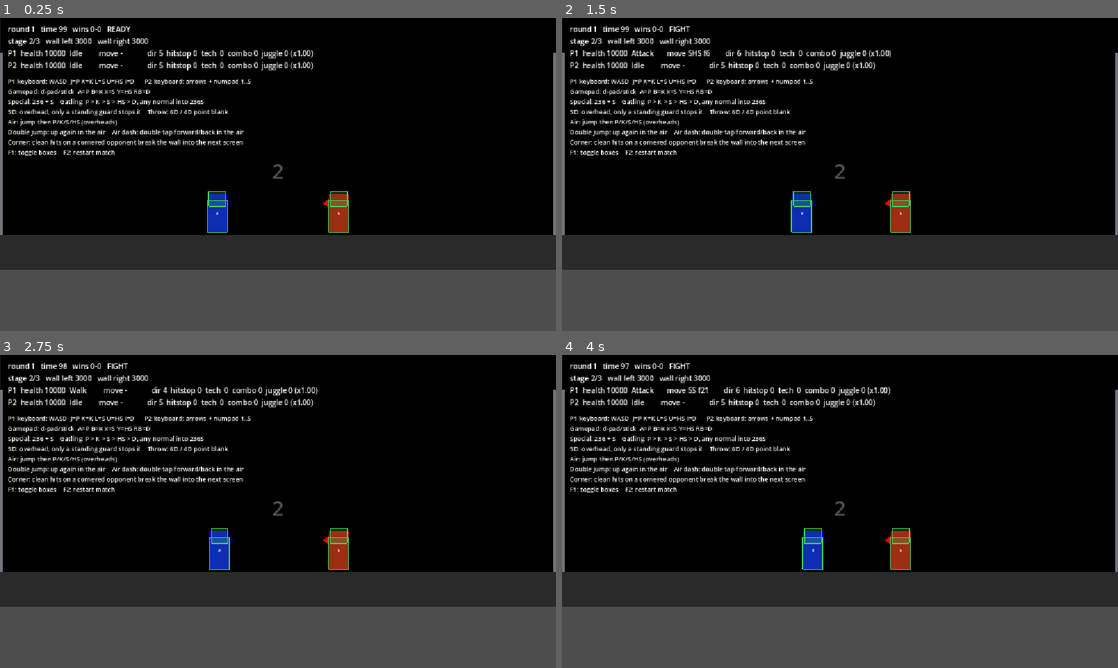
Above: before the commit, frames 1-4 (two rows, left to right).
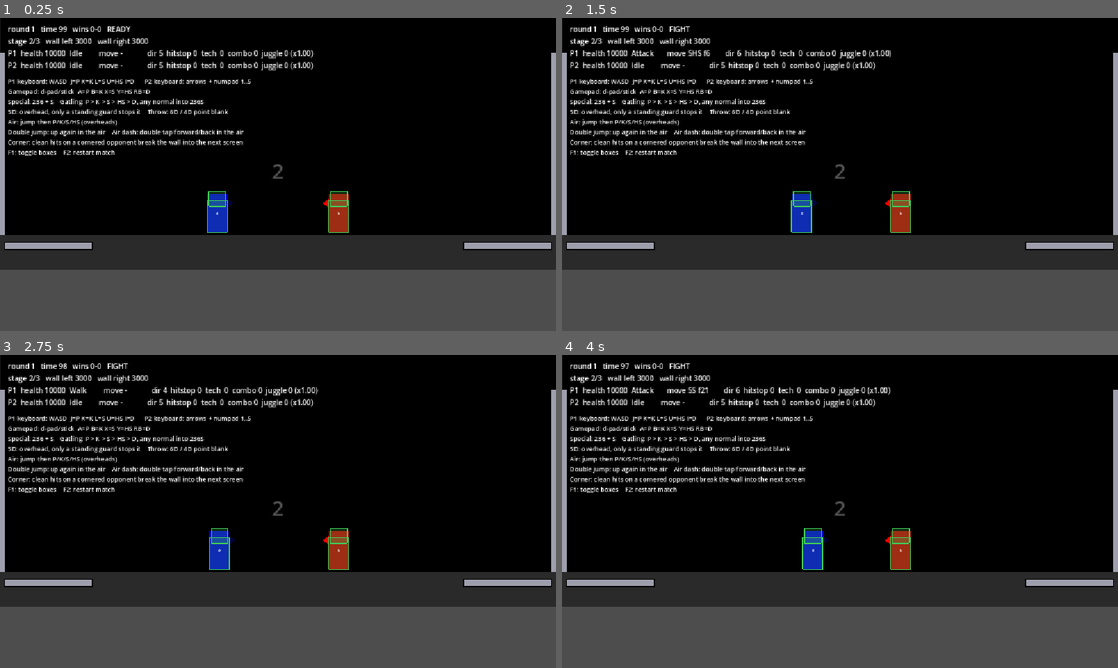
Above: after the commit, the same moments.

Repository: vitorrenansd/fightcore-godot
Game: Godot game, scene res://content/battle/training.tscn
Two runs of this game, one before a commit and one after it. Both use one fixed random seed, a clock stepped at 60 frames per second and the inputs below.
Inputs:
- Up to frame 1 (0.25 s): no input
- Up to frame 2 (1.5 s): tap Enter at 0.5 s; hold D (p1_right) from 0.53 s (still down); tap I (p1_d) at 0.6 s; tap W (p1_up) at 0.77 s; tap U (p1_hs) at 1.35 s
- Up to frame 3 (2.75 s): tap W (p1_up) at 1.52 s; tap Space at 2 s; release D (p1_right) at 2.03 s; hold A (p1_left) from 2.03 s (still down); tap K (p1_k) at 2.1 s
- Up to frame 4 (4 s): release A (p1_left) at 2.78 s; hold D (p1_right) from 2.78 s (still down); tap J (p1_p) at 2.85 s; tap W (p1_up) at 3.02, 3.77 s; tap L (p1_s) at 3.6 s

The runs differ from the first frame. In frame 1, 1.9% of the frame differs, in the area x 0-100%, y 11-75%; in frame 2, 1.9%; in frame 3, 1.9%; in frame 4, 1.9%.

Commit message:
feat(stage): show each wall's health on a bar beside it

Diff:
--- a/content/stages/empty_stage/stage.gd
+++ b/content/stages/empty_stage/stage.gd
@@ -18,12 +18,17 @@
 ## and not as an object in the fight.
 const SEAM_COLOR := Color(0.09, 0.09, 0.09, 1.0)
 const LABEL_COLOR := Color(0.32, 0.32, 0.32, 1.0)
-## A wall at full health and a wall about to go. The bar drains between them, so
+## A wall at full health and a wall about to go. The slab shifts between them, so
 ## the corner tells you how much it has left without a number.
-const WALL_FULL_COLOR := Color(0.55, 0.55, 0.6, 0.75)
-const WALL_EMPTY_COLOR := Color(0.85, 0.3, 0.3, 0.75)
+const WALL_FULL_COLOR := Color(0.62, 0.62, 0.68, 1.0)
+const WALL_EMPTY_COLOR := Color(0.9, 0.28, 0.28, 1.0)
 ## Walls of a section nobody is fighting in.
 const WALL_IDLE_COLOR := Color(0.16, 0.16, 0.18, 1.0)
+## Empty part of a wall meter, and the outline that separates it from the
+## backdrop. Both dark: the meter has to read as a gauge on the stage and not as
+## another slab standing in the fight.
+const METER_TRACK_COLOR := Color(0.1, 0.1, 0.11, 1.0)
+const METER_BORDER_COLOR := Color(0.0, 0.0, 0.0, 1.0)
 
 @onready var bounds: StageBounds = $Bounds
 @onready var floor_body: StaticBody2D = $Floor
@@ -39,11 +44,23 @@
 
 @export_group("Placeholder art")
 @export var wall_height: float = 420.0
-@export var wall_width: float = 14.0
+@export var wall_width: float = 22.0
 @export var label_size: int = 48
 ## How far above the floor the section number sits. Low enough to read as part
 ## of the ground the fight is on, high enough to clear a standing fighter.
 @export var label_height: float = 130.0
+
+@export_group("Wall meter")
+## Length of the bar beside each wall of the section being fought in.
+@export var meter_width: float = 200.0
+@export var meter_height: float = 14.0
+## Gap between the wall and the end of its bar.
+@export var meter_inset: float = 12.0
+## How far below the floor surface the bar sits. On the ground rather than up
+## the wall: down there nothing in the fight ever covers it, and a fighter
+## standing in the corner is the one moment the wall's health matters most.
+@export var meter_drop: float = 18.0
+@export var meter_border: float = 2.0
 
 
 func _ready() -> void:
@@ -70,8 +87,9 @@
 	var data := bounds.data
 	for index in data.section_count:
 		_draw_section(data, index)
-	_draw_wall(data, StageBounds.Side.LEFT)
-	_draw_wall(data, StageBounds.Side.RIGHT)
+	for side in StageBounds.SIDES:
+		_draw_wall(data, side)
+		_draw_wall_meter(data, side)
 
 
 func _draw_section(data: StageData, index: int) -> void:
@@ -102,9 +120,51 @@
 
 
 func _draw_wall(data: StageData, side: int) -> void:
-	var x := bounds.get_left() if side == StageBounds.Side.LEFT else bounds.get_right()
-	var fraction := float(bounds.get_wall_health(side)) / maxf(data.wall_health, 1.0)
-	_draw_wall_bar(x, WALL_EMPTY_COLOR.lerp(WALL_FULL_COLOR, fraction))
+	_draw_wall_bar(_wall_x(side), WALL_EMPTY_COLOR.lerp(WALL_FULL_COLOR, _wall_fraction(data, side)))
+
+
+## A health bar for the wall, laid out like a fighter's: a dark track with the
+## remaining health filling it.
+##
+## The slab already changes colour, which says the wall has been hurt but not how
+## much of it is left, and the regen is a thing you have to be able to watch come
+## back. A colour you have to remember the last shade of does not show that; a bar
+## creeping along does.
+##
+## It drains toward the middle of the section, so the health that is left is the
+## part still hugging the corner it protects.
+func _draw_wall_meter(data: StageData, side: int) -> void:
+	# Away from the wall is away from the edge it sits on.
+	var inward := -StageBounds.side_direction(side)
+	var near := _wall_x(side) + inward * meter_inset
+	var fraction := _wall_fraction(data, side)
+	var filled := meter_width * fraction
+	var top := floor_top + meter_drop
+	var track_left := near if inward > 0.0 else near - meter_width
+	var fill_left := near if inward > 0.0 else near - filled
+	draw_rect(
+		Rect2(
+			track_left - meter_border,
+			top - meter_border,
+			meter_width + meter_border * 2.0,
+			meter_height + meter_border * 2.0
+		),
+		METER_BORDER_COLOR
+	)
+	draw_rect(Rect2(track_left, top, meter_width, meter_height), METER_TRACK_COLOR)
+	if filled > 0.0:
+		draw_rect(
+			Rect2(fill_left, top, filled, meter_height),
+			WALL_EMPTY_COLOR.lerp(WALL_FULL_COLOR, fraction)
+		)
+
+
+func _wall_x(side: int) -> float:
+	return bounds.get_left() if side == StageBounds.Side.LEFT else bounds.get_right()
+
+
+func _wall_fraction(data: StageData, side: int) -> float:
+	return float(bounds.get_wall_health(side)) / maxf(data.wall_health, 1.0)
 
 
 func _draw_wall_bar(x: float, color: Color) -> void:
--- a/content/stages/empty_stage/stage_data.tres
+++ b/content/stages/empty_stage/stage_data.tres
@@ -1,13 +1,6 @@
-[gd_resource type="Resource" script_class="StageData" format=3]
+[gd_resource type="Resource" script_class="StageData" format=3 uid="uid://cn0ea4d70smaq"]
 
-[ext_resource type="Script" path="res://engine/stage/stage_data.gd" id="1_data"]
+[ext_resource type="Script" uid="uid://c1hp31hm1iapp" path="res://engine/stage/stage_data.gd" id="1_data"]
 
 [resource]
 script = ExtResource("1_data")
-section_count = 3
-section_width = 1280.0
-start_section = -1
-wall_health = 3000
-wall_regen_delay = 40
-wall_regen_per_frame = 50
-wall_break_damage = 800
Not shown, changed: docs/stages.md
